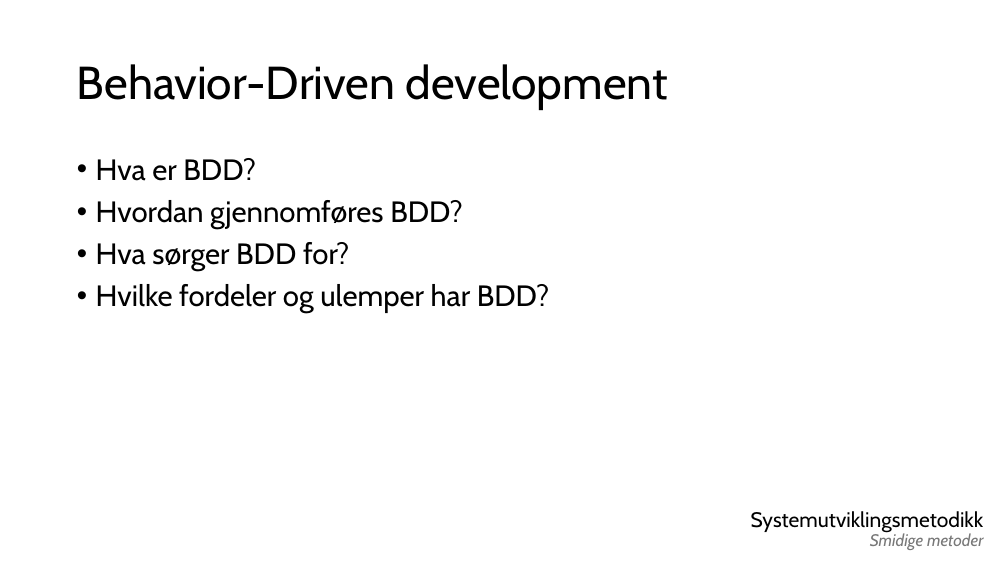
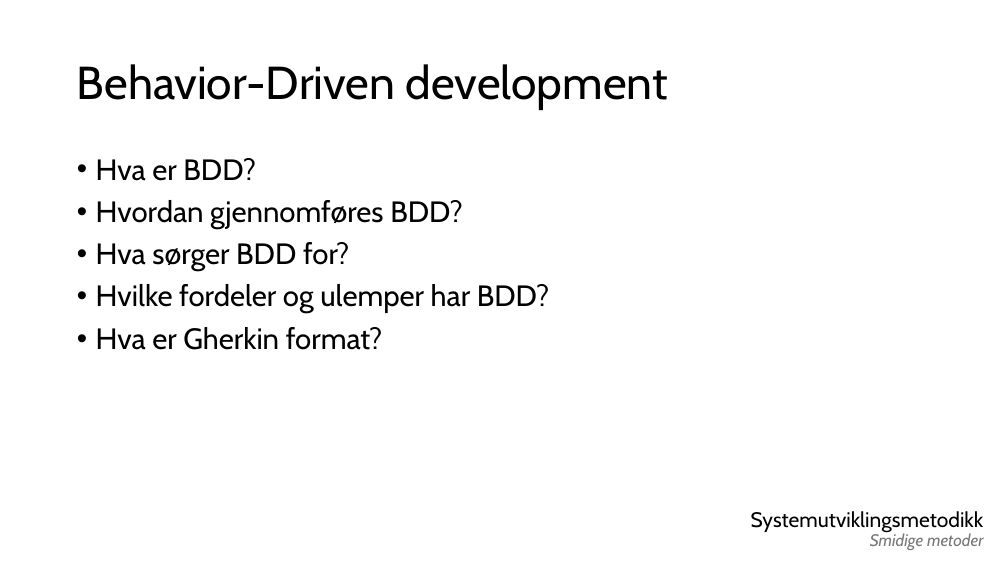
Before and after one commit to real-eo/IDATT1005-Systemutvikling, a slide deck: slide 42 of 2026 VÅR/Eksamensøving/Slides.pptx. Drawn at 1008x567 pixels with LibreOffice and Linux fonts; fonts in the diff are those of the drawing. Boxes give left, top, right and bottom in pixels: in the first picture for what was removed or moved away, otherwise in the second. Text is boxed around its words. In the diff, an @@ line names an element or a change of style, - is before the commit and + after.

```diff
--- a/2026 VÅR/Eksamensøving/Slides.pptx
+++ b/2026 VÅR/Eksamensøving/Slides.pptx
@@ text at bbox=[96, 327, 383, 350]: paragraph added @@
+• Hva er Gherkin format?
```
Also in this commit, not shown: 2 other slides changed.
